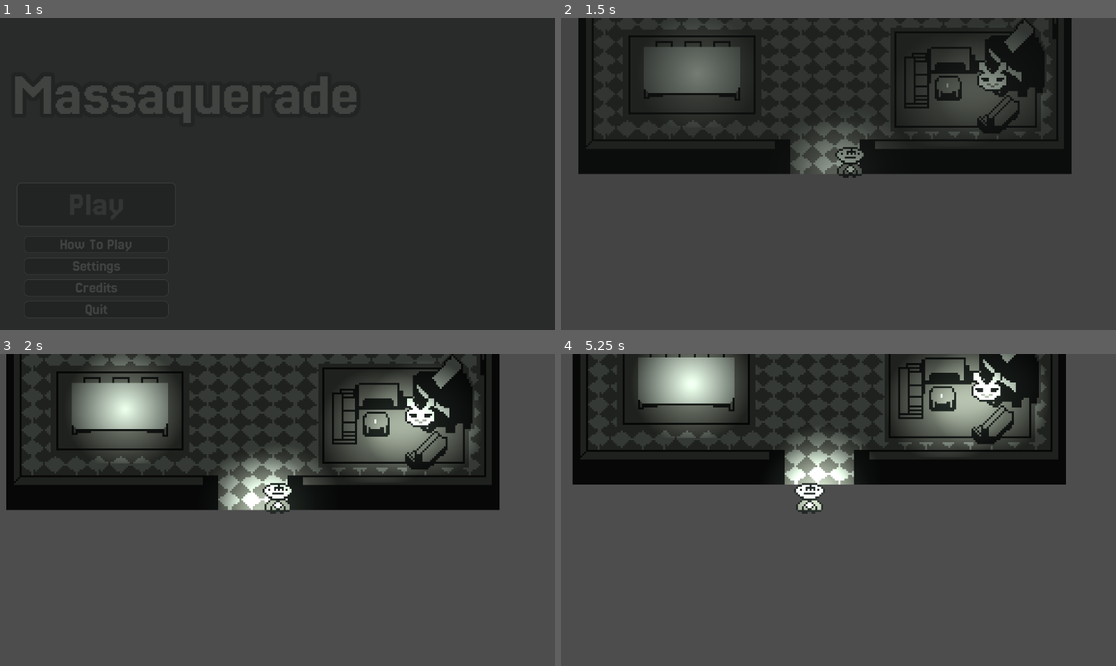
Above: before the commit, frames 1-4 (two rows, left to right).
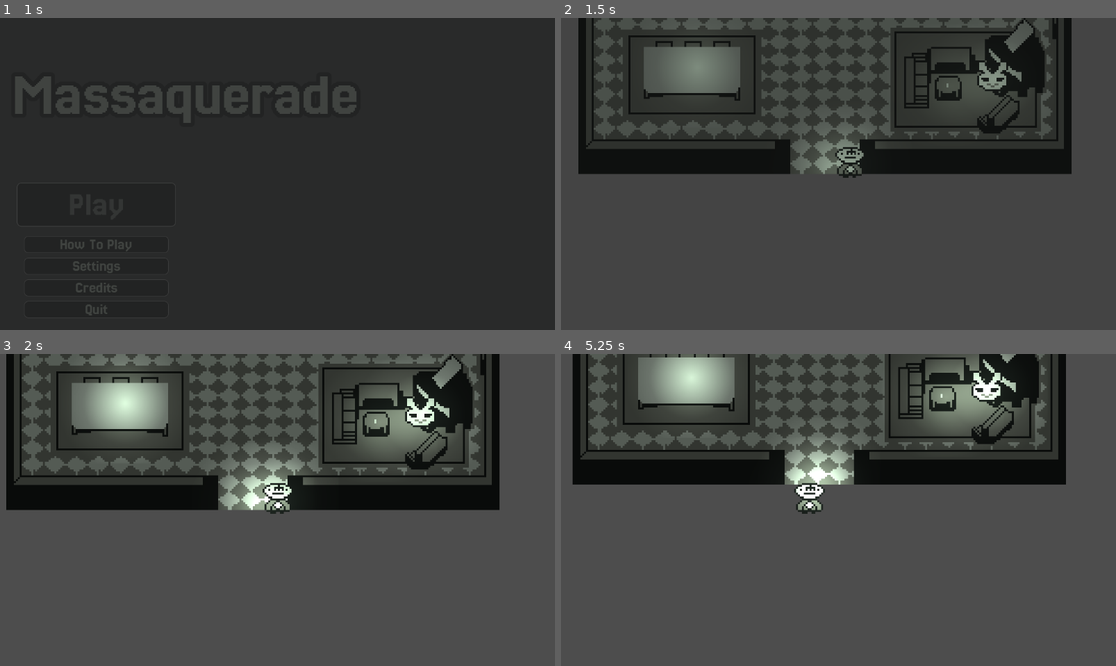
Above: after the commit, the same moments.

Repository: Rat-Haven-Studios/melon-jam-2025
Game: Godot game, scene res://1-main/Main.tscn
The game is run twice, just before and just after one commit, with the same random seed, the same clock (stepped at 60 frames per second) and the same inputs. Sound files missing from this copy of the repository are replaced by a short silence.
Inputs (mouse positions are in pixels of both pictures, inside the frame that each line leads up to):
- Up to frame 1 (1 s): click "Play" at 0.5 s
- Up to frame 2 (1.5 s): move the mouse to (960, 158) at 1.27 s; hold D (right) from 1.28 s (still down); hold Space (alternate) from 1.28 s (still down); click (960, 158) at 1.42 s
- Up to frame 3 (2 s): keep holding D (right); keep holding Space (alternate)
- Up to frame 4 (5.25 s): move the mouse to (727, 525) at 2.02 s; release D (right) at 2.03 s; release Space (alternate) at 2.03 s; hold S (down) 2.03-2.78 s; tap Z (interact) at 2.1, 3.6, 5.1 s; move the mouse to (894, 441) at 2.77 s; hold D (right) 2.78-3.53 s; hold Space (alternate) 2.78-3.53 s; move the mouse to (810, 572) at 3.52 s; hold W (up) 3.53-4.28 s; click (810, 572) at 3.67 s; move the mouse to (1005, 556) at 4.27 s; hold Space (alternate) 4.28-5.03 s; hold A (left) from 4.28 s (still down); move the mouse to (672, 463) at 5.02 s

Frame 1 is identical in both runs. In frame 2, 7.1% of the frame differs, in the area x 5-89%, y 0-39%; in frame 3, 9.7%, in the area x 3-87%, y 0-50%; in frame 4, 7.6%.

Commit message:
Changed lights a bit`
This needs to be fleshed out more but I'm done messing with lights for now

Diff:
--- a/4-objects/2-level/FIRST_LEVEL.tscn
+++ b/4-objects/2-level/FIRST_LEVEL.tscn
@@ -182,7 +182,7 @@
 debug_color = Color(0, 0.78431374, 0.6039216, 0.41960785)
 
 [node name="Darkness" parent="." instance=ExtResource("8_02hsu")]
-energy = 0.75
+energy = 0.6
 
 [node name="All of the lights!" type="Node2D" parent="."]
 position = Vector2(128, 253)
--- a/5-component/light component/light.gd
+++ b/5-component/light component/light.gd
@@ -1,6 +1,6 @@
 extends PointLight2D
 
-@export var flickerMin: float = 0.9
+@export var flickerMin: float = 0.7
 @export var flickerMax: float = 1.0
 @export var baseFlickerTime: float = 1.0
 @export var rangeMin: float = 450
--- a/5-component/light component/player.tres
+++ b/5-component/light component/player.tres
@@ -1,10 +1,11 @@
 [gd_resource type="GradientTexture2D" load_steps=2 format=3 uid="uid://bfkbbtj2atohw"]
 
 [sub_resource type="Gradient" id="Gradient_esoif"]
-offsets = PackedFloat32Array(0.012987, 0.694805, 0.694805)
-colors = PackedColorArray(1, 1, 1, 1, 0, 0, 0, 1, 0, 0, 0, 1)
+offsets = PackedFloat32Array(0, 0.6066667, 1)
+colors = PackedColorArray(0.827451, 0.89411765, 0.827451, 1, 0.1440624, 0.14406261, 0.14406249, 1, 0, 0, 0, 1)
 
 [resource]
 gradient = SubResource("Gradient_esoif")
 fill = 1
-fill_from = Vector2(0.527027, 0.5585586)
+fill_from = Vector2(0.52803737, 0.50934577)
+fill_to = Vector2(0.91588783, 0.093457945)
